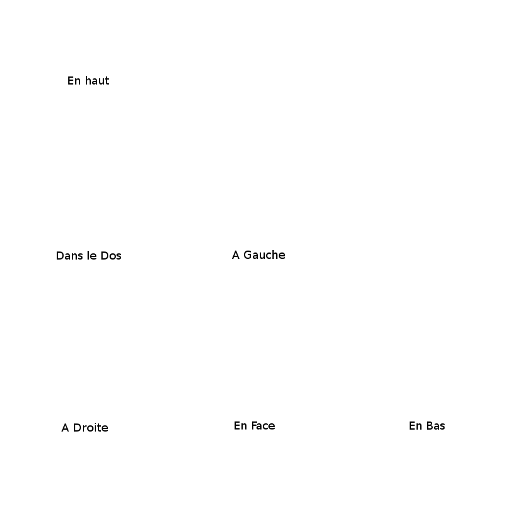
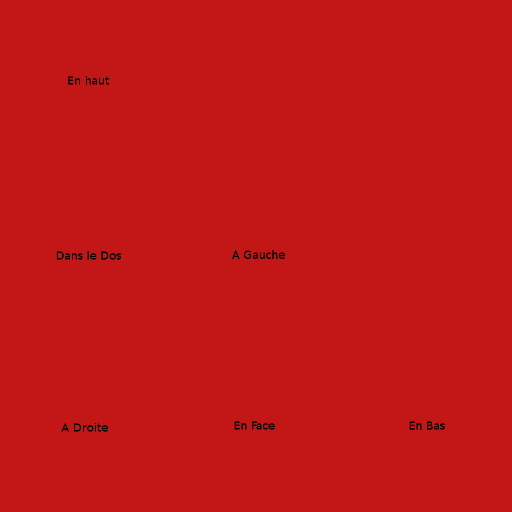
Before/after of a 512 × 512 layered artwork. What changed in the layer stack:
added layer "background-color" above "cube-uv-map.png" over <box>0,0,512,512</box>
